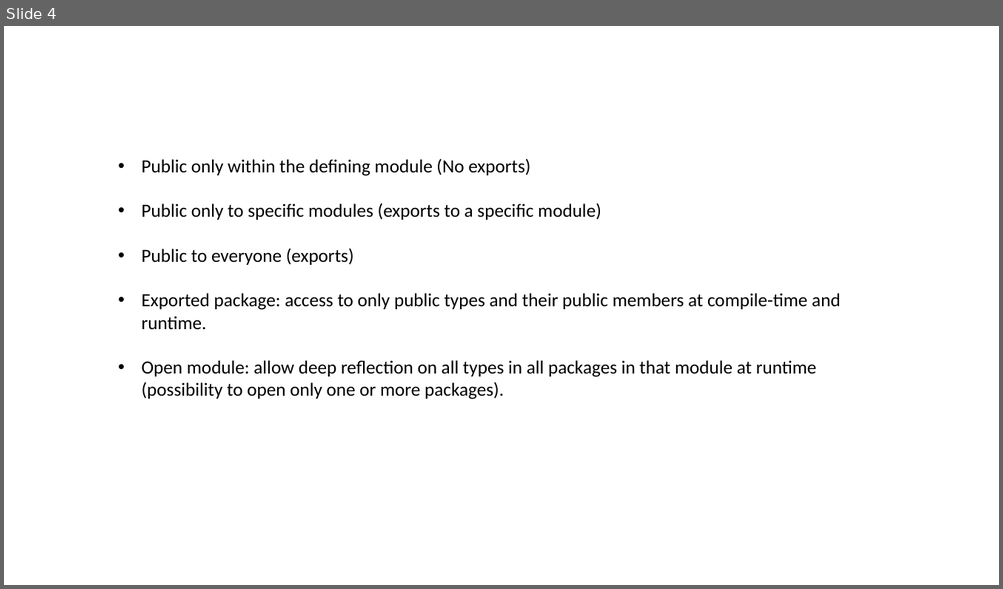
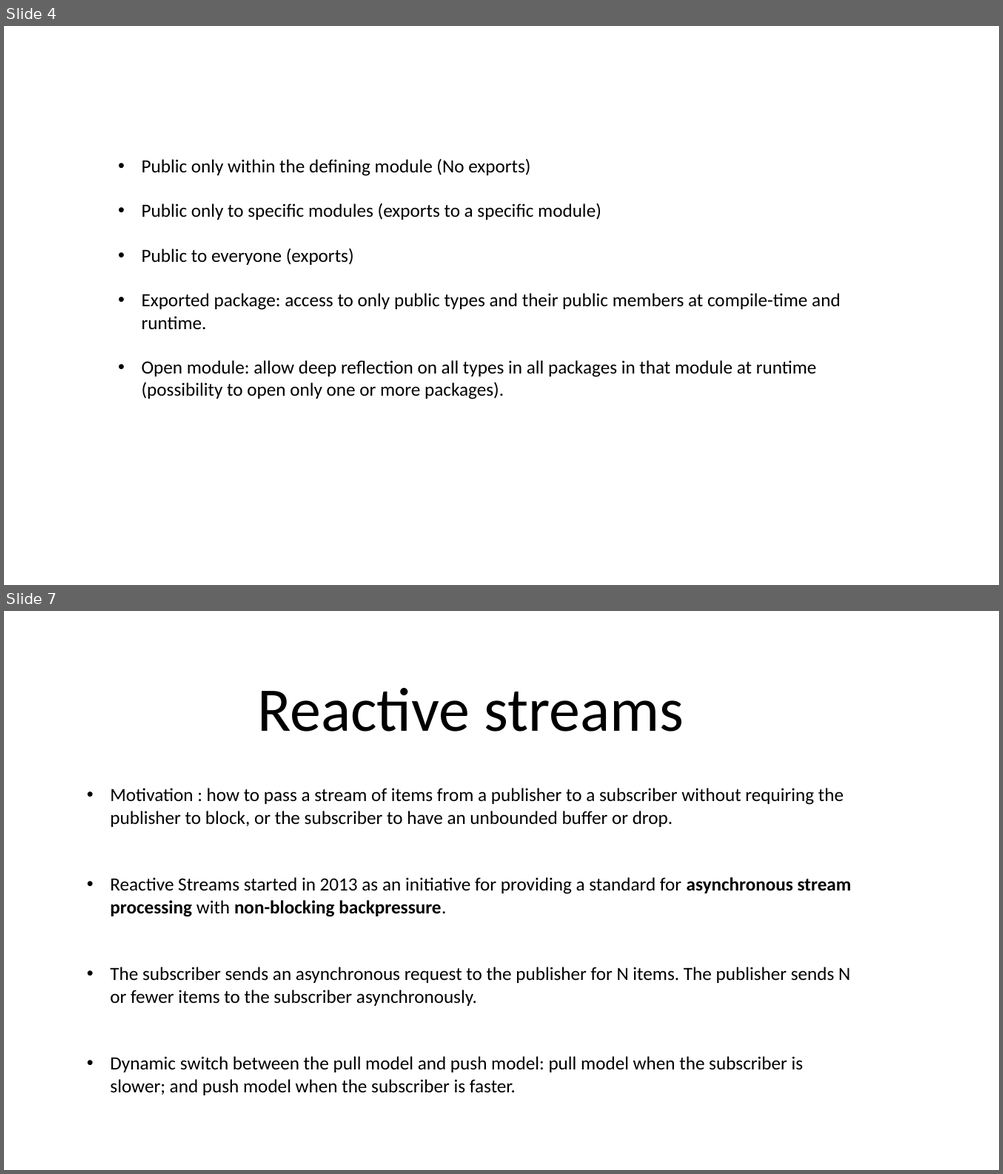
Before and after one commit to lzbair/all-java, a slide deck: java9.pptx. Shown one above the other, each under a label of ours: slide 4 before the commit, slides 4 and 7 after it; the slides between them are not shown. The pictures are 1003x589 and 1003x1174 pixels, drawn with LibreOffice and Linux fonts; fonts in the diff are those of the drawing. Boxes give left, top, right and bottom in pixels: in the first picture for what was removed or moved away, otherwise in the second. Text is boxed around its words. In the diff, an @@ line names an element or a change of style, - is before the commit and + after.

Commit message:
Reactive streams

```diff
--- a/java9.pptx
+++ b/java9.pptx
@@ slide 7 added at [4,611,999,1170], background #FFFFFF @@
@@ title added at [257,688,684,732], 60 pt, text #000000 @@
+Reactive streams
@@ text added at [110,788,851,1096], 18 pt, text #000000 @@
+• Motivation : how to pass a stream of items from a publisher to a subscriber without requiring the publisher to block, or the subscriber to have an unbounded buffer or drop.
+• Reactive Streams started in 2013 as an initiative for providing a standard for asynchronous stream processing with non-blocking backpressure.
+• The subscriber sends an asynchronous request to the publisher for N items. The publisher sends N or fewer items to the subscriber asynchronously.
+• Dynamic switch between the pull model and push model: pull model when the subscriber is slower; and push model when the subscriber is faster.
```
Also in this commit, not shown: 2 other slides added, 11 other files.
